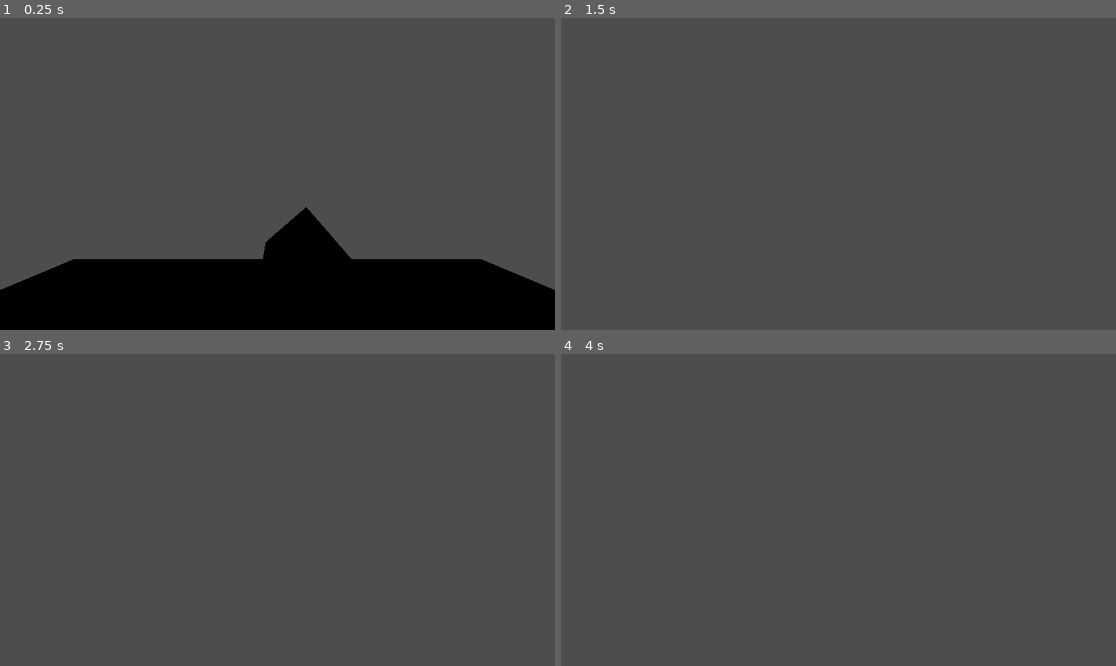
Above: before the commit, frames 1-4 (two rows, left to right).
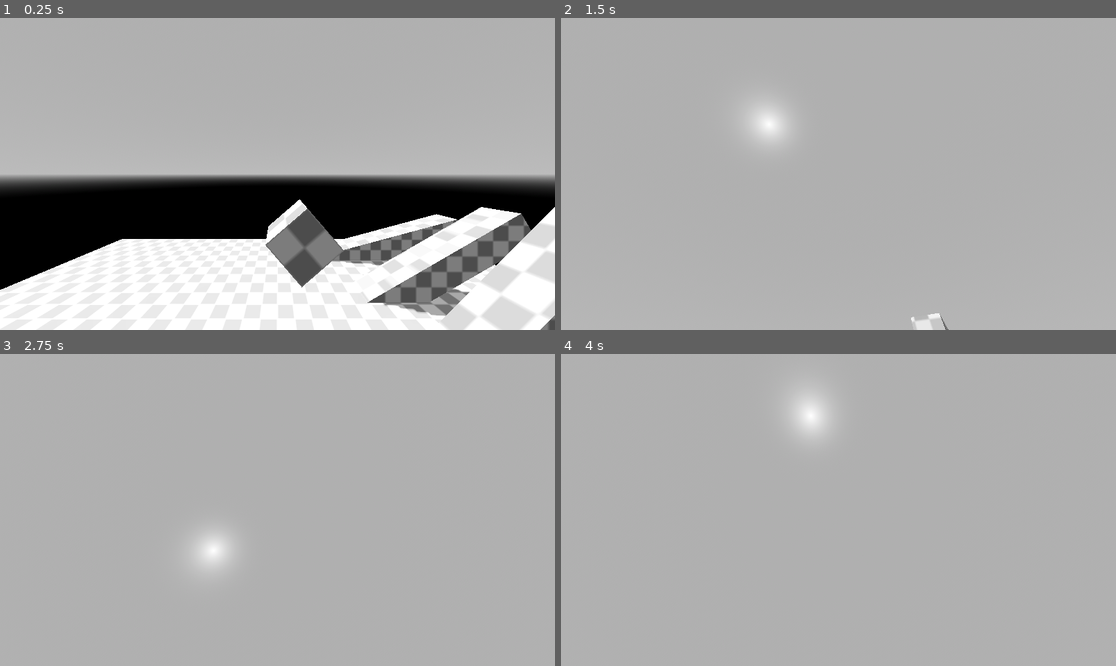
Above: after the commit, the same moments.

Repository: Stikface/delver
Game: Godot game, scene res://Assets/game.tscn
Two runs of this game, one before a commit and one after it. Both use one fixed random seed, a clock stepped at 60 frames per second and the inputs below.
Inputs (mouse positions are in pixels of both pictures, inside the frame that each line leads up to):
- Up to frame 1 (0.25 s): no input
- Up to frame 2 (1.5 s): move the mouse to (960, 158) at 0.52 s; hold D (Right) 0.53-1.28 s; tap Down (LookDown) at 0.6 s; tap Enter at 1.25 s; move the mouse to (727, 189) at 1.27 s; hold S (Down) from 1.28 s (still down); tap Left (LookLeft) at 1.35 s
- Up to frame 3 (2.75 s): move the mouse to (333, 441) at 2.02 s; release S (Down) at 2.03 s; hold D (Right) from 2.03 s (still down); tap Right (LookRight) at 2.1 s
- Up to frame 4 (4 s): tap Space at 2.75 s; move the mouse to (810, 572) at 2.77 s; release D (Right) at 2.78 s; hold W (Up) 2.78-3.53 s; tap Up (LookUp) at 2.85 s; move the mouse to (1005, 556) at 3.52 s; hold A (Left) from 3.53 s (still down); tap Down (LookDown) at 3.6 s

The runs differ from the first frame. In frame 1, 98% of the frame differs, in the area x 0-100%, y 0-100%; in frame 2, 100%; in frame 3, 100%; in frame 4, 100%.

Commit message:
test level for movement
added some slopes to test walking. falling feels disgusting right now

Diff:
--- a/Assets/game.tscn
+++ b/Assets/game.tscn
@@ -1,7 +1,23 @@
-[gd_scene load_steps=7 format=3 uid="uid://bt0n4w8cc8lsc"]
+[gd_scene load_steps=10 format=3 uid="uid://bt0n4w8cc8lsc"]
 
 [ext_resource type="Script" uid="uid://ct8v2ct5hn5yu" path="res://Assets/player.gd" id="1_0tiv2"]
 [ext_resource type="Material" uid="uid://bkku7r1vn76g4" path="res://Assets/material_checker.tres" id="1_53jbt"]
+
+[sub_resource type="ProceduralSkyMaterial" id="ProceduralSkyMaterial_53jbt"]
+sky_top_color = Color(0.55, 0.55, 0.55, 1)
+sky_horizon_color = Color(0.595788, 0.595788, 0.595788, 1)
+ground_bottom_color = Color(0, 0, 0, 1)
+ground_horizon_color = Color(0.595788, 0.595788, 0.595788, 1)
+
+[sub_resource type="Sky" id="Sky_n1j1f"]
+sky_material = SubResource("ProceduralSkyMaterial_53jbt")
+
+[sub_resource type="Environment" id="Environment_7w0at"]
+background_mode = 2
+sky = SubResource("Sky_n1j1f")
+tonemap_mode = 2
+sdfgi_enabled = true
+glow_enabled = true
 
 [sub_resource type="CapsuleMesh" id="CapsuleMesh_53jbt"]
 
@@ -15,10 +31,44 @@
 
 [node name="World" type="Node3D" parent="."]
 
-[node name="Floor" type="CSGBox3D" parent="World"]
+[node name="CSGCombiner3D" type="CSGCombiner3D" parent="World"]
+material_override = ExtResource("1_53jbt")
+use_collision = true
+
+[node name="Floor" type="CSGBox3D" parent="World/CSGCombiner3D"]
 material_override = ExtResource("1_53jbt")
 use_collision = true
 size = Vector3(20, 1, 20)
+
+[node name="CSGBox3D" type="CSGBox3D" parent="World/CSGCombiner3D"]
+transform = Transform3D(0.965926, -0.258819, 0, 0.258819, 0.965926, 0, 0, 0, 1, 4.97281, 0.963221, -8.04071)
+size = Vector3(8, 1, 1)
+
+[node name="CSGBox3D2" type="CSGBox3D" parent="World/CSGCombiner3D"]
+transform = Transform3D(0.866026, -0.5, 0, 0.5, 0.866026, 0, 0, 0, 1, 5.60955, 1.48519, -5.56328)
+size = Vector3(5.91211, 1, 1)
+
+[node name="CSGBox3D3" type="CSGBox3D" parent="World/CSGCombiner3D"]
+transform = Transform3D(0.707107, -0.707107, 0, 0.707107, 0.707107, 0, 0, 0, 1, 5.61939, 1.87714, -3.37662)
+material_override = ExtResource("1_53jbt")
+size = Vector3(5.41504, 1, 1)
+
+[node name="CSGBox3D4" type="CSGBox3D" parent="World/CSGCombiner3D"]
+transform = Transform3D(0.5, -0.866025, 0, 0.866025, 0.5, 0, 0, 0, 1, 5.61939, 1.87714, -0.997565)
+material_override = ExtResource("1_53jbt")
+size = Vector3(5.41504, 1, 1)
+
+[node name="CSGBox3D5" type="CSGBox3D" parent="World/CSGCombiner3D"]
+transform = Transform3D(0.258819, -0.965926, 0, 0.965926, 0.258819, 0, 0, 0, 1, 5.61939, 1.87714, 1.88746)
+material_override = ExtResource("1_53jbt")
+size = Vector3(5.41504, 1, 1)
+
+[node name="DirectionalLight3D" type="DirectionalLight3D" parent="World"]
+transform = Transform3D(-0.997916, -0.0568193, 0.030594, 0, 0.474088, 0.880477, -0.0645324, 0.878642, -0.4731, 0, 0, 0)
+shadow_enabled = true
+
+[node name="WorldEnvironment" type="WorldEnvironment" parent="World"]
+environment = SubResource("Environment_7w0at")
 
 [node name="Player" type="CharacterBody3D" parent="."]
 transform = Transform3D(1, 0, 0, 0, 1, 0, 0, 0, 1, 0, 3.6065, 0)
@@ -38,6 +88,7 @@
 transform = Transform3D(1, 0, 0, 0, 1, 0, 0, 0, 1, 0, 1.4, 0)
 
 [node name="Camera3D" type="Camera3D" parent="Player/CameraPivot"]
+fov = 90.0
 
 [node name="RigidBody3D" type="RigidBody3D" parent="."]
 transform = Transform3D(0.65379, 0.756676, 0, -0.756676, 0.65379, 0, 0, 0, 1, 0.485619, 3.64454, -3.28737)
--- a/Assets/material_checker.tres
+++ b/Assets/material_checker.tres
@@ -4,4 +4,5 @@
 
 [resource]
 albedo_texture = ExtResource("1_ok4pr")
-uv1_scale = Vector3(16, 16, 16)
+uv1_triplanar = true
+uv2_world_triplanar = true
--- a/Assets/player.gd
+++ b/Assets/player.gd
@@ -1,5 +1,4 @@
 extends CharacterBody3D
-#stolen from youtube channel Gwizz "Godot 4 First Person Controller" https://www.youtube.com/watch?v=fAVetlIROXM
 
 const MOVE_SPEED = 5.0
 
@@ -55,13 +54,13 @@
 	var movement_dir = (transform.basis * Vector3(input_dir.x, 0, input_dir.y)).normalized()
 
 	if movement_dir:
-		#if there's input, set velocity to SPEED
+		#if there's input, set velocity to SPEED (multiplied by input magnitude for analog sticks)
 		velocity.x = movement_dir.x * MOVE_SPEED
 		velocity.z = movement_dir.z * MOVE_SPEED
 	else:
-		#interpolate towards 0 velocity when not taking input
-		velocity.x = move_toward(velocity.x, 0, MOVE_SPEED)
-		velocity.z = move_toward(velocity.z, 0, MOVE_SPEED)
+		#set velocity to 0 when no input
+		velocity.x = 0
+		velocity.z = 0
 
 	#builtin function that handles movement and slides when it crashes into things
 	move_and_slide()
